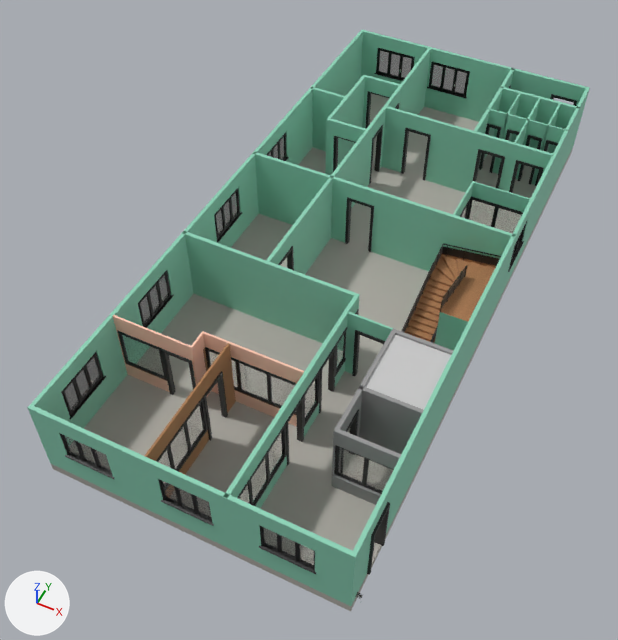
The glTF model floors/FloorG.gltf, before and after one commit.
Rendered twice from a 50 mm camera at (3.1, -8.6, 21.0) aimed at (-5.4, 8.4, -0.3). Arrows for +X, +Y and +Z are at lower left; the lights stay in place. Where no turn or scale is listed for an object, it has been applied to the vertices.

The first picture shows 'Slab', 'Slab.001', 'Stair', 'Wall', 'Wall.001', 'Wall.002', 'Wall.003', 'Wall.004', 'Wall.005', 'Wall.006', 'Wall.007', 'Wall.009', 'Wall.010', 'Wall.011', 'Wall.012', 'Wall.015', 'Wall.017', 'Wall.018', 'Wall.019', 'Wall.021', 'Wall.022'.
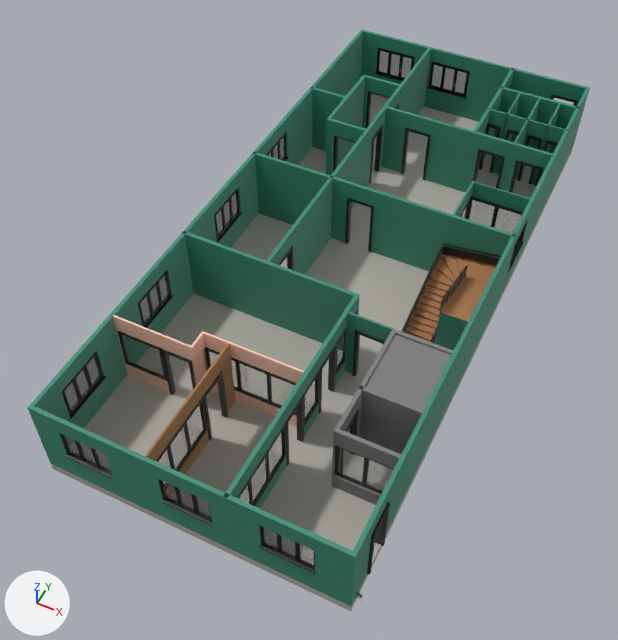
Pixel boxes [x1, y1, x2, y2] of what changed, in the pictures (618 x 640 px):
'Wall', recoloured
    both: [27, 29, 590, 606]
'Wall.001', recoloured
    both: [184, 232, 360, 508]
'Wall.007', recoloured
    both: [331, 177, 514, 271]
'Wall.006', recoloured
    both: [381, 106, 553, 193]
'Wall.002', recoloured
    both: [255, 152, 334, 274]
'Wall.003', recoloured
    both: [311, 48, 431, 209]
'Stair', recoloured
    both: [401, 243, 501, 350]
'Slab.001', recoloured
    both: [365, 334, 451, 410]
'Wall.015', recoloured
    both: [494, 86, 580, 167]
'Wall.022', recoloured
    both: [487, 108, 569, 190]
'Wall.004', recoloured
    both: [453, 181, 530, 217]
'Wall.010', recoloured
    both: [345, 312, 394, 374]
'Wall.021', recoloured
    both: [366, 86, 402, 187]
'Wall.005', recoloured
    both: [474, 69, 514, 159]
'Wall.017', recoloured
    both: [515, 98, 540, 145]
'Wall.019', recoloured
    both: [495, 93, 521, 173]
'Wall.018', recoloured
    both: [533, 103, 560, 183]

The change, as a diff of the scene's bpy script:
```diff
--- a/floors/FloorG.gltf.py
+++ b/floors/FloorG.gltf.py
@@ mat_wall_color @@
 mat_wall_color = principled_material('wall-color')
-mat_wall_color.base_color = (0.264, 0.65, 0.475)  # green #8cd3b7
+mat_wall_color.base_color = (0.0465, 0.274, 0.184)  # green #3d8f77
@@ me_slab_001 @@
 me_slab_001.from_pydata(...)  # 8 vertices, 12 faces; spans x -1.71..0.0, y 0.0..2.13, z 0.0..0.3
-me_slab_001.materials.append(mat_grey)  # light grey #c9c9c9
+me_slab_001.materials.append(mat_ash)  # grey #949494
```
